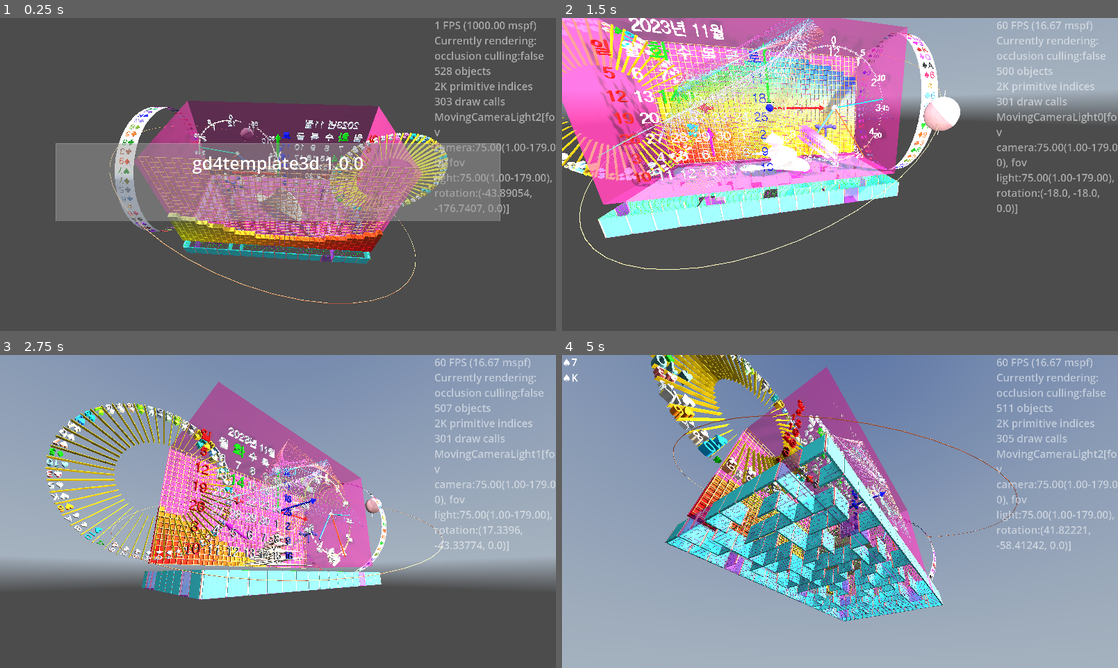
Above: before the commit, frames 1-4 (two rows, left to right).
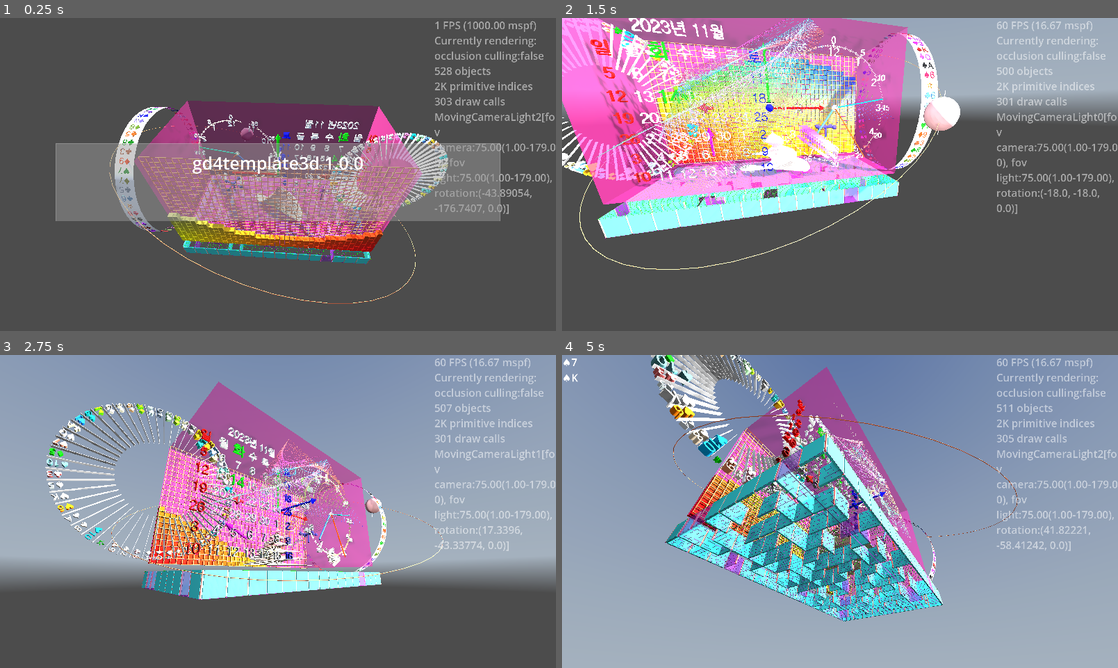
Above: after the commit, the same moments.

Repository: kasworld/gd4template3d
Game: Godot game, scene res://main.tscn
Same seed, same stepped clock (60 frames per second), same inputs: the game is played once before the commit and once after it. A sky picture missing from this copy of the repository is replaced by a grey-blue gradient.
Inputs (mouse positions are in pixels of both pictures, inside the frame that each line leads up to):
- Up to frame 1 (0.25 s): no input
- Up to frame 2 (1.5 s): tap Enter at 0.5 s; move the mouse to (962, 158) at 0.52 s; hold Right 0.53-1.28 s; tap Q at 0.6 s; click (962, 158) at 0.67 s; move the mouse to (728, 190) at 1.27 s; hold Down from 1.28 s (still down); tap E at 1.35 s
- Up to frame 3 (2.75 s): move the mouse to (333, 442) at 2.02 s; release Down at 2.03 s; hold Right from 2.03 s (still down); tap Enter at 2.1 s
- Up to frame 4 (5 s): move the mouse to (812, 574) at 2.77 s; release Right at 2.78 s; hold Up 2.78-3.53 s; tap Q at 2.85 s; click (812, 574) at 2.92 s; move the mouse to (1006, 558) at 3.52 s; hold Left from 3.53 s (still down); tap E at 3.6 s; move the mouse to (673, 464) at 4.27 s; tap Enter at 4.35 s

The runs differ from the first frame. In frame 1, 1.1% of the frame differs, in the area x 59-81%, y 36-62%; in frame 2, 1.6%; in frame 3, 2.0%; in frame 4, 2.3%, in the area x 15-45%, y 0-45%.

Commit message:
집중선만들기 MultiMeshShape 이동

Diff:
--- a/multi_mesh_shape/multi_mesh_shape.gd
+++ b/multi_mesh_shape/multi_mesh_shape.gd
@@ -1,5 +1,21 @@
 extends MultiMeshInstance3D
 class_name MultiMeshShape
+
+static func 집중선만들기(r :float, start:float, end:float, depth :float, count :int, co :Color ) -> MultiMeshShape:
+	var 구분선 := BoxMesh.new()
+	var 길이 := r*(end-start)
+	구분선.size = Vector3(길이, depth/10, depth )
+	var cell각도 := 2.0*PI / count
+	var radius := r-길이/2
+	var mms :MultiMeshShape = preload("res://multi_mesh_shape/multi_mesh_shape.tscn").instantiate().init(
+		구분선, Color.WHITE, count ,Vector3.ZERO )
+	for i in count:
+		var rad := cell각도 *i + cell각도/2
+		mms.set_inst_rotation(i, Vector3.BACK, rad)
+		mms.set_inst_pos(i, Vector3(cos(rad) *radius,sin(rad) *radius, 0) )
+		mms.set_inst_color(i, co)
+	return mms
+
 
 var m_mesh :MultiMesh
 
--- a/roulette/roulette.gd
+++ b/roulette/roulette.gd
@@ -12,21 +12,6 @@
 func get_wheel() -> RouletteWheel:
 	return $Wheel
 
-func 집중선만들기(r :float, start:float, end:float, depth :float, count :int, co :Color ) -> MultiMeshShape:
-	var 구분선 := BoxMesh.new()
-	var 길이 := r*(end-start)
-	구분선.size = Vector3(길이, depth/10, depth )
-	var cell각도 := 2.0*PI / count
-	var radius := r-길이/2
-	var mms :MultiMeshShape = preload("res://multi_mesh_shape/multi_mesh_shape.tscn").instantiate().init(
-		구분선, Color.WHITE, count ,Vector3.ZERO )
-	for i in count:
-		var rad := cell각도 *i + cell각도/2
-		mms.set_inst_rotation(i, Vector3.BACK, rad)
-		mms.set_inst_pos(i, Vector3(cos(rad) *radius,sin(rad) *radius, 0) )
-		mms.set_inst_color(i, co)
-	return mms
-
 func init(ida :int, 반지름a :float, 깊이a :float, color_text_info_list :Array ) -> Roulette:
 	id = ida
 	반지름 = 반지름a
@@ -35,7 +20,7 @@
 	$Wheel.init(반지름, 깊이, color_text_info_list)
 	$Wheel.rotation_stopped.connect(결과가결정됨)
 
-	$Wheel.add_child(집중선만들기(반지름, 선시작비, 선끝비, 깊이, color_text_info_list.size(), Color.GOLD))
+	$Wheel.add_child( MultiMeshShape.집중선만들기(반지름, 선시작비, 선끝비, 깊이, color_text_info_list.size(), Color.WHITE))
 
 	# for debug
 	$IDLabel.text = "%s" % id
